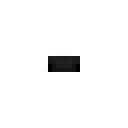
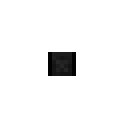
Layers edited between the first and the second 128 x 128 image:
showed "3", painted on it over box(48, 52, 76, 76)
hid "0", painted on it over box(44, 52, 80, 72)
